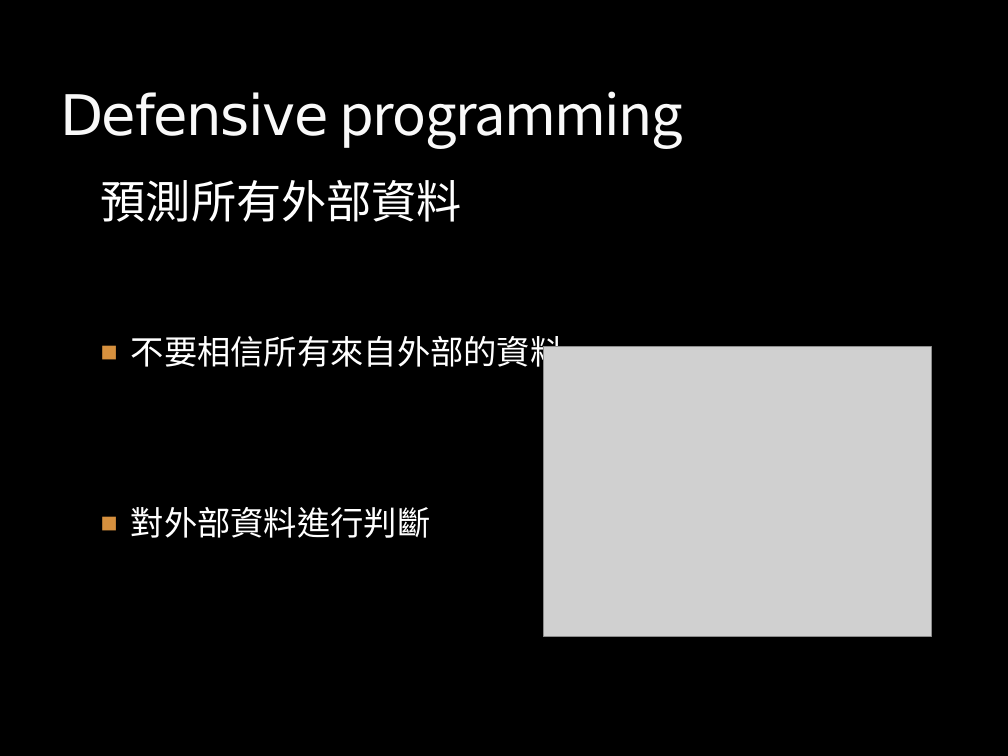
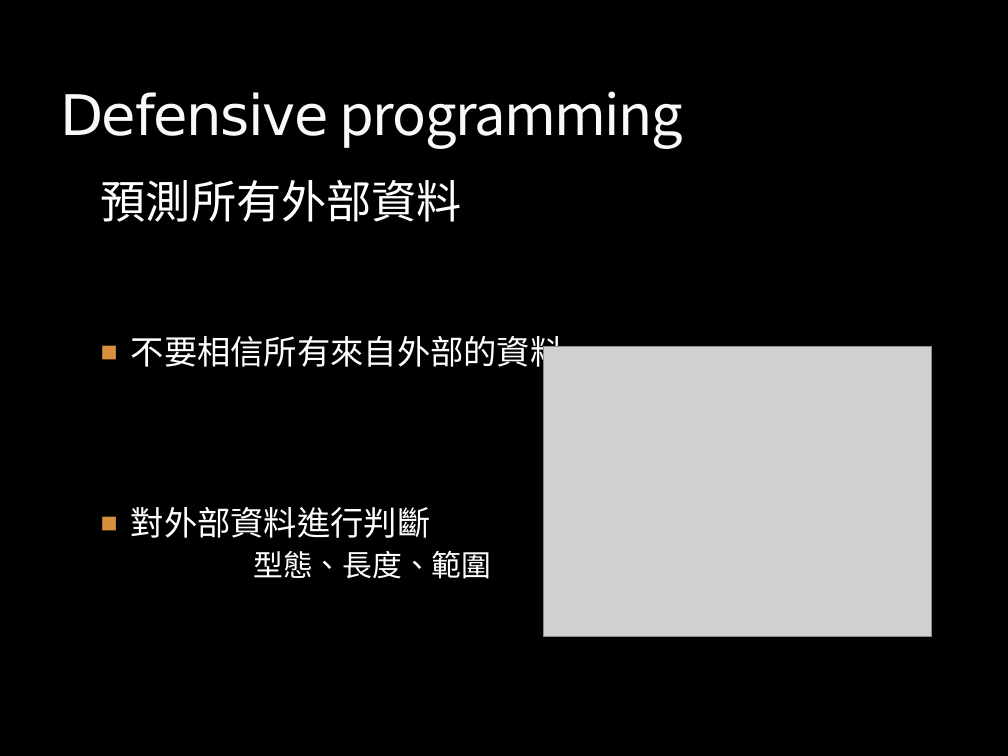
Before and after one commit to boris410/gitlab, a slide deck: slide 7 of 研一/作業二/defensive/Learning Defensive programming.pptx. Drawn at 1008x756 pixels with LibreOffice and Linux fonts; fonts in the diff are those of the drawing; grey boxes stand for pictures; background and template pictures are left out. Boxes give left, top, right and bottom in pixels: in the first picture for what was removed or moved away, otherwise in the second. Text is boxed around its words. In the diff, an @@ line names an element or a change of style, - is before the commit and + after.

```diff
--- a/研一/作業二/defensive/Learning Defensive programming.pptx
+++ b/研一/作業二/defensive/Learning Defensive programming.pptx
@@ text at (x1=253, y1=551, x2=491, y2=579): paragraph added @@
+    型態、長度、範圍
```
Also in this commit, not shown: 6 other slides changed, 2 slides added, 1 slide removed, 6 other files.
